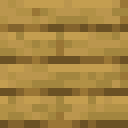
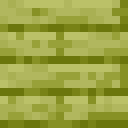
Layers edited between the first and the second (128, 128) image:
added layer "Layer 3" above "Layer 2" over [0, 0, 128, 128]
added layer "Layer 2" above "Layer 1" over [0, 0, 128, 128]
